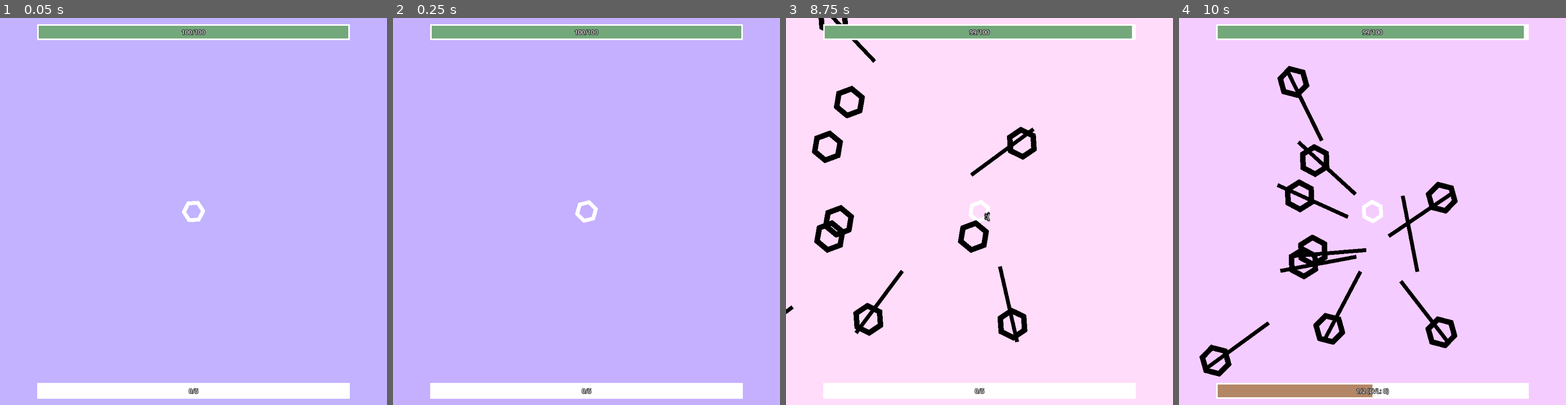
Above: before the commit, frames 1-4 (left to right).
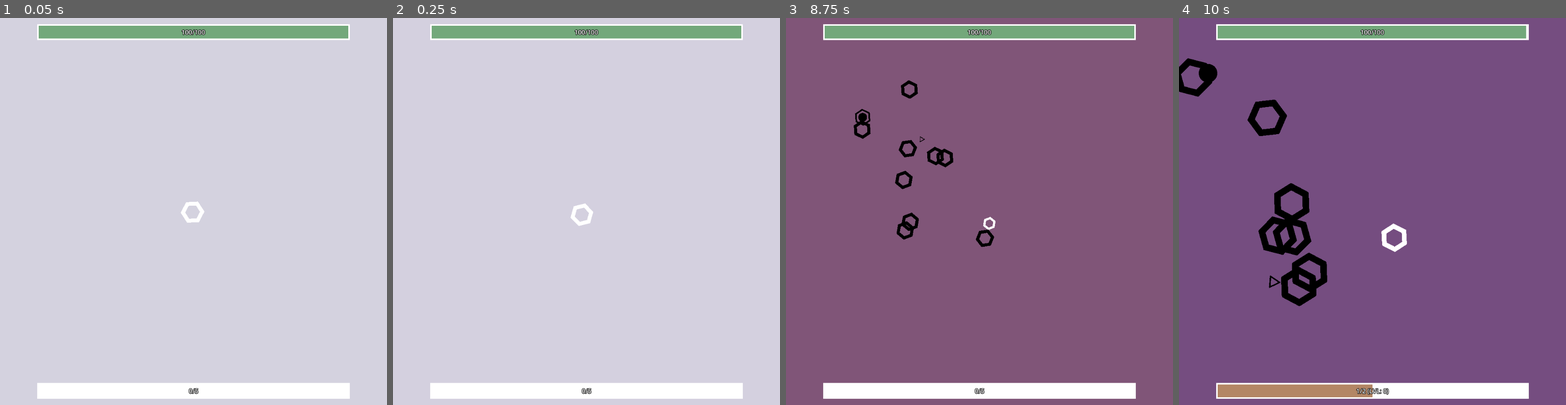
Above: after the commit, the same moments.

Repository: pharnisch/Hexagonal-Havoc
Game: Godot game, scene res://map_1.tscn
Same seed, same stepped clock (60 frames per second), same inputs: the game is played once before the commit and once after it.
Inputs:
- Up to frame 1 (0.05 s): no input
- Up to frame 2 (0.25 s): no input
- Up to frame 3 (8.75 s): hold Right (ui_right) 0.53-1.28 s; hold Down (ui_down) 1.28-2.03 s; hold Right (ui_right) 2.03-2.78 s; hold Up (ui_up) 2.78-3.53 s; hold Left (ui_left) 3.53-5.03 s; hold Down (ui_down) 5.03-5.78 s; hold Right (ui_right) 5.78-6.53 s; hold Up (ui_up) 6.53-7.28 s; hold Right (ui_right) 7.28-8.03 s; hold Down (ui_down) from 8.03 s (still down)
- Up to frame 4 (10 s): release Down (ui_down) at 8.78 s; hold Left (ui_left) 8.78-9.53 s; hold Up (ui_up) from 9.53 s (still down)

The runs differ from the first frame. In frame 1, 93% of the frame differs, in the area x 0-100%, y 0-100%; in frame 2, 93%; in frame 3, 94%; in frame 4, 93%.

Commit message:
.

Diff:
--- a/BackgroundRect.gd
+++ b/BackgroundRect.gd
@@ -38,11 +38,14 @@
 
 
 	get_parent().get_parent().rainbow_color = Color.from_hsv(self.hue, self.intensity, 1., 1.)
-	if get_parent().get_parent().colors_inverted:
-		self.color = Color.from_hsv(self.hue, self.intensity, 1., 1.)
+
+	if hue_going_up:
+		if get_parent().get_parent().colors_inverted:
+			self.color = (Color.BLACK + Color.from_hsv(self.hue, self.intensity, 1., 1.))/2
+		else:
+			self.color = (Color.GRAY + Color.from_hsv(self.hue, self.intensity, 1., 1.))/2
 	else:
-		self.color = Color.from_hsv(self.hue, self.intensity+0.2, 1., 1.)
-#	#if get_parent().get_parent().colors_inverted:
-#		self.color = Color.BLACK
-#	else:
-#		self.color = Color.from_hsv(self.hue, self.intensity, 1., 1.)
+		if get_parent().get_parent().colors_inverted:
+			self.color = (Color.BLACK + Color.from_hsv(self.hue, self.intensity+0.2, 1., 1.))/2
+		else:
+			self.color = (Color.GRAY + Color.from_hsv(self.hue, self.intensity+0.2, 1., 1.))/2
--- /dev/null
+++ b/Camera2D.gd
@@ -0,0 +1,52 @@
+extends Camera2D
+
+
+var min_zoom = 0.5
+var max_zoom = 1.2
+var zoom_jump_timer = 0
+var zoom_jump_time = 10
+var zoom_out = true
+
+var rng = RandomNumberGenerator.new()
+var traverse_out = true
+var traverse_direction = Vector2(rng.randf_range(-1,1), rng.randf_range(-1,1))
+
+
+# Called when the node enters the scene tree for the first time.
+func _ready():
+	pass # Replace with function body.
+
+
+# Called every frame. 'delta' is the elapsed time since the previous frame.
+func _physics_process(delta):
+	# maybe add more and more visual stuff for higher levels, e.g. wave 1-10 nothing, 11-20 zoom, 21-... rotation, 31-... camera offset, 41..high zoom, 51.high rotation, 61. high offset, 71. high jumps, 81. high color changes
+
+	# rotate also movement input from keyboard!
+	#self.rotation += delta * 0.05
+
+	# play with offsit/position change of camera! (only slightly), maybe in random direction for x s, and then back immedeately or go back traverse
+	if traverse_out:
+		self.offset += self.traverse_direction * delta * 50
+		if self.offset.length() >= 100:
+			traverse_out = false
+	else:
+		self.offset -= self.traverse_direction * delta * 50
+		if self.offset.length() <= 5:
+			traverse_out = true
+			traverse_direction = Vector2(rng.randf_range(-1,1), rng.randf_range(-1,1))
+
+
+	if zoom_out:
+		self.zoom -= delta * Vector2(1,1) * 0.05
+		if self.zoom.x < min_zoom:
+			zoom_out = false
+	else:
+		self.zoom += delta * Vector2(1,1) * 0.05
+		if self.zoom.x > max_zoom:
+			zoom_out = true
+
+	zoom_jump_timer += delta
+	if zoom_jump_timer >= zoom_jump_time:
+		zoom_jump_timer -= zoom_jump_time
+		zoom_out = !zoom_out
+		self.zoom = Vector2(1.7,1.7) - self.zoom
--- a/SquareShape.gd
+++ b/SquareShape.gd
@@ -12,6 +12,8 @@
 func _physics_process(delta):
 	owner.rotation -= rotation_speed * delta
 	owner.scale += Vector2(1,1) * self.growing_speed
+	if owner.scale.x < 0:
+		owner.queue_free()
 
 func _draw():
 	var points = [
--- a/hexagon_enemy_i.gd
+++ b/hexagon_enemy_i.gd
@@ -16,14 +16,15 @@
 var square_bullet = null
 var triangle_bullet = null
 var line_bullet = null
-var reload_time_line = 1.5
+var reload_time_line = 5
 var reload_timer_line = 0
 var reload_time_circle = 3
 var reload_timer_circle = 0
-var reload_time_square = 999999999
+var reload_time_square = 8
 var reload_timer_square = 0
 var reload_time_triangle = 999999999
-var reload_timer_triangle = 0
+var reload_timer_triangle = 999999999
+var weapon = null
 
 # Called when the node enters the scene tree for the first time.
 func _ready():
@@ -36,9 +37,12 @@
 	self.triangle_bullet = load("res://triangle_bullet.tscn")
 
 func _physics_process(delta):
+	if weapon != null:
+		weapon.call(delta)
 	#self.circle_logic(delta)
-	self.line_logic(delta)
-
+	#self.line_logic(delta)
+	#self.square_logic(delta)
+	#self.triangle_logic(delta)
 
 
 
@@ -51,12 +55,12 @@
 		self.change_direction()
 
 
-	if !get_parent().colors_inverted:
-		self.get_node("HexagonShape").color = Color.BLACK
-		self.get_node("HexagonShape")._draw()
-	else:
-		self.get_node("HexagonShape").color = self.get_parent().rainbow_color
-		self.get_node("HexagonShape")._draw()
+	#if !get_parent().colors_inverted:
+	#	self.get_node("HexagonShape").color = Color.BLACK
+	#	self.get_node("HexagonShape").queue_redraw()
+	#else:
+	#	self.get_node("HexagonShape").color = Color.GRAY #(self.get_parent().rainbow_color+Color.BLACK)/2
+	#	self.get_node("HexagonShape").queue_redraw()
 
 func change_direction():
 	# 1. calculate desired direction
@@ -142,6 +146,8 @@
 		new_bullet.collision_layer = 8
 		new_bullet.collision_mask = 17
 		new_bullet.get_node("LineShape").color = Color.BLACK
+
+		await self.loading_anim(3, 35)
 		owner.add_child(new_bullet)
 
 func circle_logic(delta):
@@ -151,7 +157,9 @@
 
 		var new_bullet = self.circle_bullet.instantiate()
 		new_bullet.damage = 5
-		new_bullet.living_time = 5
+
+
+
 
 		get_parent().add_child(new_bullet)
 		new_bullet.transform = self.global_transform
@@ -166,4 +174,65 @@
 		new_bullet.collision_mask = 17
 		new_bullet.travel_speed = 200
 		new_bullet.get_node("CircleShape").color = Color.BLACK
+		await self.loading_anim(1.5, 10)
+		new_bullet.living_time = 50
 		new_bullet.shoot(direction)
+
+func triangle_logic(delta):
+	self.reload_timer_triangle += delta
+	if self.reload_timer_triangle >= self.reload_time_triangle:
+		self.reload_timer_triangle -= self.reload_time_triangle
+
+		var new_bullet = triangle_bullet.instantiate()
+		new_bullet.collision_layer = 8
+		new_bullet.collision_mask = 17
+		new_bullet.get_node("TriangleShape").color = Color.BLACK
+		new_bullet.damage = 5
+		new_bullet.living_time = 999999999
+		new_bullet.get_node("TriangleShape").growing_speed = 0
+		#new_bullet.get_node("TriangleShape").rotation_speed = 0
+		new_bullet.scale_up(0.1)
+		new_bullet.traverse_circle = true
+		new_bullet.traverse_radius = 100
+		new_bullet.traverse_speed = 0.3
+
+		self.add_child(new_bullet)
+
+func square_logic(delta):
+	self.reload_timer_square += delta
+	if self.reload_timer_square >= self.reload_time_square:
+		self.reload_timer_square -= self.reload_time_square
+
+		var new_bullet = square_bullet.instantiate()
+		new_bullet.collision_layer = 8
+		new_bullet.collision_mask = 17
+		new_bullet.get_node("SquareShape").color = Color.BLACK
+		new_bullet.damage = 10
+		new_bullet.living_time = 3
+		new_bullet.get_node("SquareShape").growing_speed = 0.01
+		new_bullet.collapsing = 1
+		#new_bullet.stun_chance = 0.1 + self.skill_state.square.stun_chance * 0.1
+		#new_bullet.stun_time = 0.50 + self.skill_state.square.stun_time * 0.25
+
+		#new_bullet.apply_central_impulse(direction * 500)
+		self.get_node("HexagonShape").rotation_speed = 5
+		await loading_anim(4, 20)
+		self.get_node("HexagonShape").rotation_speed = 1
+
+		get_parent().add_child(new_bullet)
+		new_bullet.transform = self.global_transform
+		new_bullet.shoot(Vector2(0,0))
+
+func loading_anim(secs, w):
+	var tmp_spd = movement_speed_factor
+	movement_speed_factor = 0
+	var tmp_wid = self.get_node("HexagonShape").width
+	self.get_node("HexagonShape").width = w
+	self.get_node("HexagonShape").queue_redraw()
+
+	await get_tree().create_timer(secs).timeout
+
+	movement_speed_factor = tmp_spd
+	self.get_node("HexagonShape").width = tmp_wid
+	self.get_node("HexagonShape").queue_redraw()
+	self.get_node("HexagonShape")._draw()
--- a/line_bullet.gd
+++ b/line_bullet.gd
@@ -34,9 +34,8 @@
 	self.scaled_direction = direction * self.travel_speed
 
 func _on_LineBullet_body_entered(body):
-	if "Enemy" in body.name:
-		self.deal_damage(body)
-		self.request_destruction()
+	self.deal_damage(body)
+	self.request_destruction()
 
 func set_points(A, B):
 	%SegmentCollider.shape.a = A
--- a/map_1.gd
+++ b/map_1.gd
@@ -50,6 +50,9 @@
 			var spawn_positions = sub_wave["shape"].call(sub_wave["amount"], sub_wave["shape_args"])
 			for sp in spawn_positions:
 				var new_enemy = sub_wave["enemy_type"].instantiate()
+				var weapons = [null, null, null, null, new_enemy.circle_logic, new_enemy.line_logic, new_enemy.square_logic, new_enemy.triangle_logic]
+
+				new_enemy.weapon = weapons[self.rng.randi_range(0, weapons.size() - 1)]
 				new_enemy.walking_variant = sub_wave["walking_variant"]
 				new_enemy.melee_dmg *= (1 + (sub_wave["difficulty_scale"] - 1)/ 5.)
 				new_enemy.exp_worth *= 1 * (1 + (sub_wave["difficulty_scale"] - 1)/ 1.5)
--- a/player.tscn
+++ b/player.tscn
@@ -1,7 +1,8 @@
-[gd_scene load_steps=8 format=3 uid="uid://oabja83rgktq"]
+[gd_scene load_steps=9 format=3 uid="uid://oabja83rgktq"]
 
 [ext_resource type="Script" path="res://player.gd" id="1_7i5rp"]
 [ext_resource type="PackedScene" uid="uid://cqonsdyndkq16" path="res://hexagon_shape.tscn" id="1_wy4nx"]
+[ext_resource type="Script" path="res://Camera2D.gd" id="2_1kypo"]
 [ext_resource type="PackedScene" uid="uid://cb0dy4uh1od1c" path="res://health_pool.tscn" id="2_5vrfc"]
 [ext_resource type="PackedScene" uid="uid://ddvfi4psfkx3i" path="res://movement.tscn" id="4_yl61p"]
 [ext_resource type="PackedScene" uid="uid://ci8g2osy20wod" path="res://weapon.tscn" id="5_7jc6x"]
@@ -19,6 +20,8 @@
 shape = SubResource("CircleShape2D_wf0q8")
 
 [node name="Camera2D" type="Camera2D" parent="."]
+ignore_rotation = false
+script = ExtResource("2_1kypo")
 
 [node name="HexagonShape" parent="." instance=ExtResource("1_wy4nx")]
 
--- a/skill_container.gd
+++ b/skill_container.gd
@@ -105,7 +105,7 @@
 			attack_range = "+20% Attack Range [CIRCLE]",
 			bounce = "+15% Bounce Chance [CIRCLE]",
 			split = "+1 Split Bullet [CIRCLE]",
-			backfire = "+50% Backfire Damage&Size [CIRCLE]",
+			backfire = "+20 Damage Backfire AOE [CIRCLE]",
 			aim_bot = "+15% Chase Chance [CIRCLE]",
 			#element = null,
 		},
--- a/square_bullet.gd
+++ b/square_bullet.gd
@@ -47,11 +47,11 @@
 	self.scaled_direction = direction * self.travel_speed
 
 func _on_SquareBullet_body_entered(body):
-	if "Enemy" in body.name:
-		self.deal_damage(body)
-		if self.rng.randf_range(0,1) <= self.stun_chance:
-			body.get_node("Movement").stun(self.stun_time)
-		self.request_destruction()
+	#if "Enemy" in body.name:
+	self.deal_damage(body)
+	if self.rng.randf_range(0,1) <= self.stun_chance:
+		body.get_node("Movement").stun(self.stun_time)
+	self.request_destruction()
 
 func deal_damage(body):
 	if self.rng.randf_range(0,1) <= self.crit:
--- a/triangle_bullet.gd
+++ b/triangle_bullet.gd
@@ -13,6 +13,7 @@
 var traverse_circle = false
 var traverse = 0.25
 var traverse_radius = 100
+var traverse_speed = 0.3
 
 # Called when the node enters the scene tree for the first time.
 func _ready():
@@ -27,7 +28,7 @@
 	if traverse_circle:
 		var r = self.traverse_radius
 		self.position = Vector2(0 + r*cos(2*PI*self.traverse),0 -r*sin(2*PI*self.traverse))
-		self.traverse += delta * 0.3
+		self.traverse += delta * self.traverse_speed
 	self.living_timer += delta
 	if self.living_timer >= self.living_time:
 		self.queue_free()
@@ -40,9 +41,9 @@
 	self.scaled_direction = direction * self.travel_speed
 
 func _on_TriangleBullet_body_entered(body):
-	if "Enemy" in body.name:
-		self.deal_damage(body)
-		self.request_destruction()
+	#if "Enemy" in body.name:
+	self.deal_damage(body)
+	self.request_destruction()
 
 func deal_damage(body):
 	if self.rng.randf_range(0,1) <= self.crit:
--- a/weapon.gd
+++ b/weapon.gd
@@ -205,7 +205,7 @@
 	if aim_bot_proc:
 		new_bullet.aim_bot = true
 
-	new_bullet.damage = 10 * (3 + 1.5 * backfire) * (1. + self.skill_state.circle.damage / 10. + self.skill_state.damage / 30.)
+	new_bullet.damage = 10 * (2 * backfire) * (1. + self.skill_state.circle.damage / 10. + self.skill_state.damage / 30.)
 	var living_time_multiplier = (1. + self.skill_state.circle.living_time / 4. + self.skill_state.living_time / 8.)
 	new_bullet.living_time = living_time_multiplier * 3
 	new_bullet.crit = 0.05 + 1. * (self.skill_state.circle.crit / 8. + self.skill_state.crit / 20.)
Not shown, added: hex6C58.tmp
